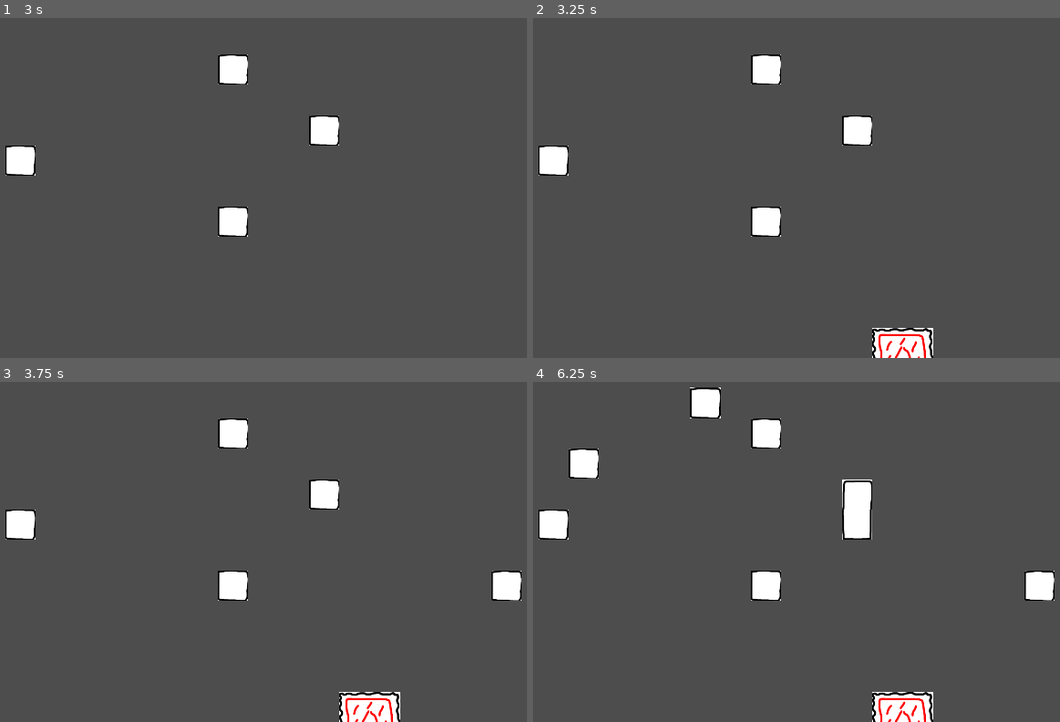
Above: before the commit, frames 1-4 (two rows, left to right).
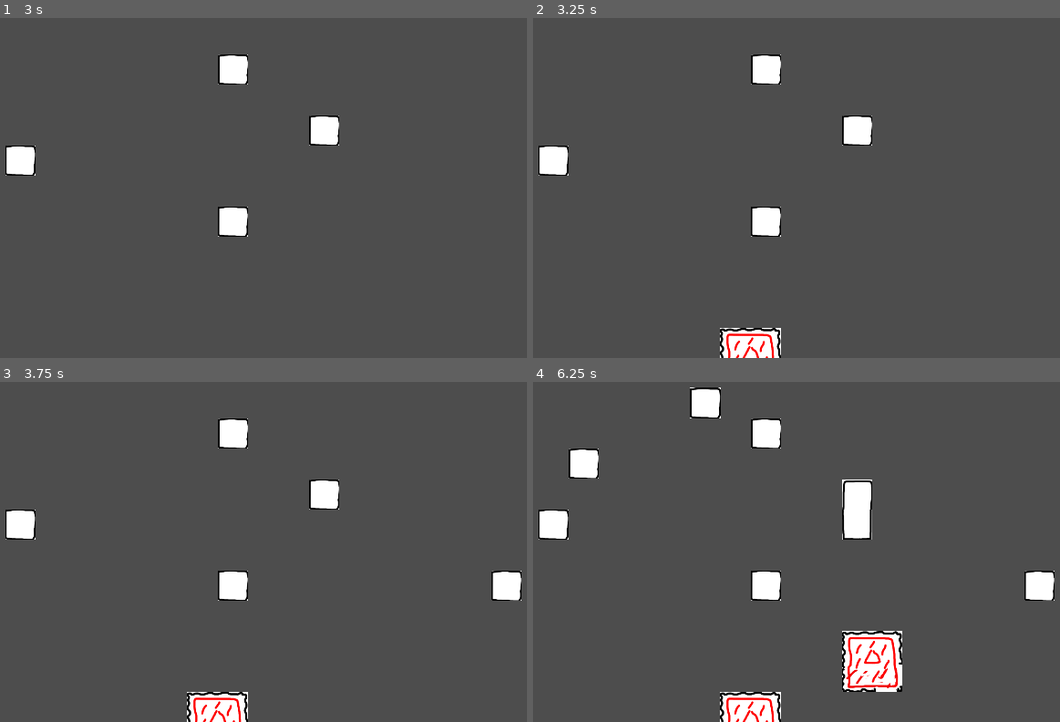
Above: after the commit, the same moments.

Repository: adotrdot/Endour-Gemastik2023
Game: Godot game, scene res://scenes/main.tscn
The game is run twice, just before and just after one commit, with the same random seed, the same clock (stepped at 60 frames per second) and the same inputs.
Inputs (mouse positions are in pixels of both pictures, inside the frame that each line leads up to):
- Up to frame 1 (3 s): tap Enter at 0.5, 2 s; move the mouse to (442, 133) at 0.52 s; tap C (test_summon_student) at 0.6, 1.55, 2.3 s; click (442, 133) at 0.67 s; tap Space at 1.25, 2.75 s; move the mouse to (137, 174) at 1.27 s; click (137, 174) at 1.35 s; move the mouse to (353, 62) at 2.02 s; hold Middle mouse button (mb_mid) 2.03-2.78 s; click (353, 62) at 2.17 s; move the mouse to (247, 235) at 2.77 s; right-click (247, 235) at 2.85 s; click (247, 235) at 2.92 s
- Up to frame 2 (3.25 s): tap C (test_summon_student) at 3.05 s
- Up to frame 3 (3.75 s): tap Enter at 3.5 s; move the mouse to (500, 579) at 3.52 s; tap C (test_summon_student) at 3.6 s; click (500, 579) at 3.67 s
- Up to frame 4 (6.25 s): tap Space at 4.25 s; move the mouse to (596, 456) at 4.27 s; tap C (test_summon_student) at 4.35, 5.3, 6.05 s; click (596, 456) at 4.42 s; move the mouse to (849, 518) at 5.02 s; press the mouse at (849, 518) at 5.03 s; move the mouse to (706, 416) at 5.77 s; release the mouse at (706, 416) at 5.78 s; tap Middle mouse button (mb_mid) at 5.85 s; click (706, 416) at 5.92 s

Frame 1 is identical in both runs. In frame 2, 2.0% of the frame differs, in the area x 35-76%, y 91-100%; in frame 3, 2.0%; in frame 4, 4.0%, in the area x 35-76%, y 73-100%.
Error before the commit: Invalid access of index '-1' on a base object of type: 'Array'. (res://scripts/Level.gd:53)

Commit message:
prototipe 0.4 (prototipe sistem request dan kirim siswa)
+ Rekonstruksi kelas asrama & kampus menjadi scene terpisah

Diff:
--- a/project.godot
+++ b/project.godot
@@ -14,6 +14,10 @@
 run/main_scene="res://scenes/main.tscn"
 config/features=PackedStringArray("4.0", "Mobile")
 config/icon="res://icon.svg"
+
+[autoload]
+
+Bangunan="*res://scripts/bangunan.gd"
 
 [display]
 
--- /dev/null
+++ b/scenes/asrama.tscn
@@ -0,0 +1,6 @@
+[gd_scene load_steps=2 format=3 uid="uid://bforurkomxi5d"]
+
+[ext_resource type="Script" path="res://scripts/Asrama.gd" id="1_7v340"]
+
+[node name="Asrama" type="Node2D"]
+script = ExtResource("1_7v340")
--- /dev/null
+++ b/scenes/kampus.tscn
@@ -0,0 +1,6 @@
+[gd_scene load_steps=2 format=3 uid="uid://uiefsdjjjxth"]
+
+[ext_resource type="Script" path="res://scripts/Kampus.gd" id="1_nhyr1"]
+
+[node name="Kampus" type="Node2D"]
+script = ExtResource("1_nhyr1")
--- a/scenes/main.tscn
+++ b/scenes/main.tscn
@@ -17,7 +17,7 @@
 wait_time = 3.0
 
 [node name="TimerKampus" type="Timer" parent="Level"]
-wait_time = 7.0
+wait_time = 5.0
 
 [node name="cam_container" type="Node2D" parent="."]
 script = ExtResource("3_vqskw")
--- a/scenes/siswa.tscn
+++ b/scenes/siswa.tscn
@@ -322,6 +322,7 @@
 collision_layer = 2
 collision_mask = 2
 monitoring = false
+monitorable = false
 
 [node name="CollisionShape2D" type="CollisionShape2D" parent="collision_detector"]
 shape = SubResource("CircleShape2D_nr6d7")
--- /dev/null
+++ b/scenes/student_request.tscn
@@ -0,0 +1,12 @@
+[gd_scene load_steps=2 format=3 uid="uid://cugurm6024ka4"]
+
+[ext_resource type="Script" path="res://scripts/student_request.gd" id="1_8yjdl"]
+
+[node name="StudentRequest" type="Node2D"]
+script = ExtResource("1_8yjdl")
+
+[node name="Timer" type="Timer" parent="."]
+wait_time = 20.0
+autostart = true
+
+[connection signal="timeout" from="Timer" to="." method="_on_timer_timeout"]
--- /dev/null
+++ b/scripts/Asrama.gd
@@ -0,0 +1,6 @@
+extends Bangunan
+
+
+func init(pos : Vector2):
+	siswa_count = 2
+	posisi_gerbang = pos
--- /dev/null
+++ b/scripts/Kampus.gd
@@ -0,0 +1,84 @@
+extends Bangunan
+
+
+@onready var tilemap = get_node("../TileMap")
+var path = PackedVector2Array()
+
+var asrama_terkait = Array()
+var list_requests = Array()
+@onready var req_res = preload("res://scenes/student_request.tscn")
+var req_limit = 2
+var req_timer = Timer.new()
+var siswa_timer = Timer.new()
+signal request_fail
+signal send_request_siswa(asrama_asal, kampus_tujuan, path)
+
+
+func _process(delta):
+	pass
+
+
+func init(pos : Vector2, list_asrama : Array):
+	siswa_count = 0
+	posisi_gerbang = pos
+	if not list_asrama.is_empty():
+		asrama_terkait = list_asrama
+		asrama_terkait.sort_custom(sort_asrama_terdekat)
+	add_child(req_timer)
+	req_timer.timeout.connect(add_request)
+	req_timer.start(3)
+	add_child(siswa_timer)
+	siswa_timer.timeout.connect(request_siswa)
+	siswa_timer.start(0.5)
+
+func sort_asrama_terdekat(a, b):
+	if posisi_gerbang.distance_squared_to(a.posisi_gerbang) < posisi_gerbang.distance_squared_to(b.posisi_gerbang):
+		return true
+	return false
+
+func add_asrama(new_asrama):
+	var asrama_count = asrama_terkait.size()
+	if asrama_count == 0:
+		asrama_terkait.append(new_asrama)
+		return
+	if posisi_gerbang.distance_squared_to(new_asrama.posisi_gerbang) > posisi_gerbang.distance_squared_to(asrama_terkait.back().posisi_gerbang):
+		asrama_terkait.append(new_asrama)
+		return
+	for i in range(asrama_count):
+		if posisi_gerbang.distance_squared_to(new_asrama.posisi_gerbang) < posisi_gerbang.distance_squared_to(asrama_terkait[i].posisi_gerbang):
+			asrama_terkait.insert(i, new_asrama)
+
+func add_request():
+	var new_request = req_res.instantiate()
+	add_child(new_request)
+	new_request.request_timeout.connect(_on_request_timeout)
+	list_requests.append(new_request)
+	if list_requests.size() == req_limit:
+		req_timer.stop()
+
+
+func _on_request_timeout():
+	request_fail.emit()
+	pop_request()
+
+
+func pop_request():
+	var request = list_requests.pop_front()
+	request.queue_free()
+
+
+func request_siswa():
+	if siswa_count >= list_requests.size():
+		return
+	path.clear()
+	var asrama_terdekat = null
+	for asrama in asrama_terkait:
+		if asrama.siswa_count > 0:
+			path = tilemap.find_path(asrama.posisi_gerbang, posisi_gerbang)
+			if not path.is_empty():
+				asrama_terdekat = asrama
+				break
+	if asrama_terdekat != null:
+		print(asrama_terdekat)
+		siswa_count += 1
+		send_request_siswa.emit(asrama_terdekat, self, path)
--- a/scripts/Level.gd
+++ b/scripts/Level.gd
@@ -6,32 +6,12 @@
 @onready var timer_asrama = $TimerAsrama
 @onready var timer_kampus = $TimerKampus
 
-class bangunan:
-	var siswa_count = 0
-	var posisi_gerbang = Vector2i()
-
-	func _init(n : int, pos : Vector2i):
-		siswa_count = n
-		posisi_gerbang = pos
-
-	func set_posisi_gerbang(posisi : Vector2i):
-		posisi_gerbang = posisi
-
-	func get_posisi_gerbang():
-		return posisi_gerbang
 
 
-class asrama extends bangunan:
-	func _init(pos : Vector2i):
-		super(2, pos)
-
-
-class kampus extends bangunan:
-	func _init(pos : Vector2i):
-		super(0, pos)
-
-var _test_student = true
-var _test_student_res = preload("res://scenes/siswa.tscn")
+#var _test_student = true
+var siswa_res = preload("res://scenes/siswa.tscn")
+var asrama_res = preload("res://scenes/asrama.tscn")
+var kampus_res = preload("res://scenes/kampus.tscn")
 var list_asrama = Array()
 var list_kampus = Array()
 
@@ -47,15 +27,15 @@
 
 
 func _process(delta):
-	if _test_student:
-		if Input.is_action_just_pressed("test_summon_student"):
-			var _student = _test_student_res.instantiate()
-			var start_point = list_asrama[rng.randi_range(0, list_asrama.size()-1)].get_posisi_gerbang()
-			var end_point = list_kampus[rng.randi_range(0, list_kampus.size()-1)].get_posisi_gerbang()
-			_student.position = tilemap.map_to_local(start_point)
-			add_child(_student)
-			_student.berangkat(start_point, end_point)
-			_student.kecelakaan.connect(shake)
+#	if _test_student:
+#		if Input.is_action_just_pressed("test_summon_student"):
+#			var _student = _test_student_res.instantiate()
+#			var start_point = list_asrama[rng.randi_range(0, list_asrama.size()-1)].get_posisi_gerbang()
+#			var end_point = list_kampus[rng.randi_range(0, list_kampus.size()-1)].get_posisi_gerbang()
+#			_student.position = tilemap.map_to_local(start_point)
+#			add_child(_student)
+#			_student.berangkat(start_point, end_point)
+#			_student.kecelakaan.connect(shake)
 
 	mousepos = get_local_mouse_position()
 	if can_place:
@@ -77,11 +57,17 @@
 
 	# letakkan tile asrama dan dapatkan posisi gerbang
 	if tilemap.is_asrama_buildable(pos):
-		var new_asrama = asrama.new(tilemap.place_asrama())
+		var new_asrama = asrama_res.instantiate()
+		add_child(new_asrama)
+		new_asrama.global_position = tilemap.map_to_local(tilemap.local_to_map(pos))
+		new_asrama.init(tilemap.place_asrama())
 		list_asrama.append(new_asrama)
+		if not list_kampus.is_empty():
+			for kampus in list_kampus:
+				kampus.add_asrama(new_asrama)
 
 	# batasi asrama sejumlah 4
-	if list_asrama.size() == 4:
+	if list_asrama.size() == 2:
 		timer_asrama.stop()
 
 
@@ -92,9 +78,24 @@
 
 	# letakkan tile kampus dan dapatkan posisi gerbang
 	if tilemap.is_kampus_buildable(pos):
-		var new_kampus = kampus.new(tilemap.place_kampus())
+		var new_kampus = kampus_res.instantiate()
+		add_child(new_kampus)
+		new_kampus.global_position = tilemap.map_to_local(tilemap.local_to_map(pos))
+		new_kampus.init(tilemap.place_kampus(), list_asrama.duplicate())
+		new_kampus.send_request_siswa.connect(_on_request_siswa)
+		new_kampus.request_fail.connect(shake)
 		list_kampus.append(new_kampus)
 
 	# batasi kampus sejumlah 2
-	if list_kampus.size() == 2:
+	if list_kampus.size() == 1:
 		timer_kampus.stop()
+
+
+# Kirim siswa
+func _on_request_siswa(asrama_asal, kampus_tujuan, path):
+	var new_siswa = siswa_res.instantiate()
+	new_siswa.position = tilemap.map_to_local(asrama_asal.posisi_gerbang)
+	add_child(new_siswa)
+	new_siswa.kecelakaan.connect(shake)
+	new_siswa.set_path(asrama_asal, kampus_tujuan, path)
+	new_siswa.berangkat()
--- /dev/null
+++ b/scripts/bangunan.gd
@@ -0,0 +1,5 @@
+extends Node2D
+
+
+var siswa_count = 0
+var posisi_gerbang = Vector2()
--- a/scripts/character.gd
+++ b/scripts/character.gd
@@ -13,9 +13,11 @@
 @onready var tilemap = get_node("../TileMap")
 
 var path = PackedVector2Array()
+var path_berangkat = PackedVector2Array()
+var path_pulang = PackedVector2Array()
 var next_point = Vector2()
-var asal_asrama = Vector2i()
-var posisi_kampus = Vector2i()
+var asrama_asal = null
+var kampus_tujuan = null
 
 signal sampai_kampus
 signal sampai_asrama
@@ -60,33 +62,29 @@
 	return position.distance_to(local_position) < ARRIVAL_DISTANCE
 
 
-func berangkat(start_point, end_point):
-	asal_asrama = start_point
-	posisi_kampus = end_point
+func set_path(asrama_asal, kampus_tujuan, path):
+	self.asrama_asal = asrama_asal
+	self.kampus_tujuan = kampus_tujuan
+	path_berangkat = path.duplicate()
+	path_pulang = path.duplicate()
+	path_pulang.reverse()
 
-	# batalkan apabila path tidak ditemukan
-	if not set_path(start_point, end_point):
-		queue_free()
-		return
 
+func berangkat():
+	path = path_berangkat
+	next_point = path[1]
 	state = State.BERANGKAT
 	anim.play("berangkat")
 
 
-func pulang(start_point, end_point):
-	set_path(start_point, end_point)
+func pulang():
+	path = path_pulang
 	state = State.PULANG
 	anim.play("berangkat")
 
 
-func set_path(start_point, end_point):
-	path = tilemap.find_path(start_point, end_point)
-	if path.is_empty():
-		return false
-	next_point = path[1]
-	return true
-
 func send_signal_kampus():
+	kampus_tujuan.pop_request()
 	sampai_kampus.emit()
 	timer.start()
 
@@ -101,7 +99,7 @@
 
 
 func _on_timer_timeout():
-	pulang(posisi_kampus, asal_asrama)
+	pulang()
 
 
 # melambat apabila mendeteksi siswa lain di depan
--- /dev/null
+++ b/scripts/student_request.gd
@@ -0,0 +1,6 @@
+extends Node2D
+
+signal request_timeout
+
+func _on_timer_timeout():
+	request_timeout.emit()
